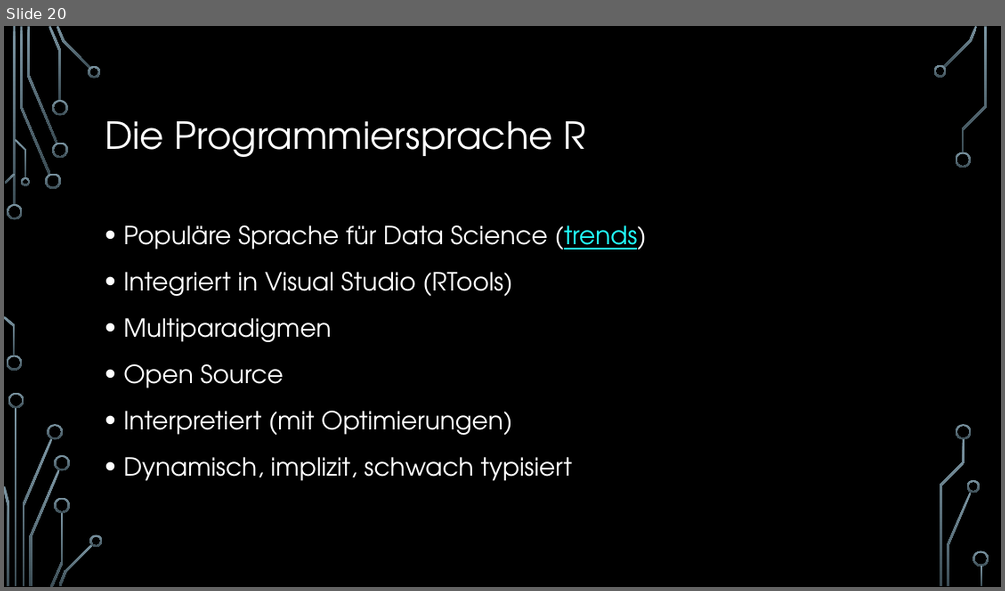
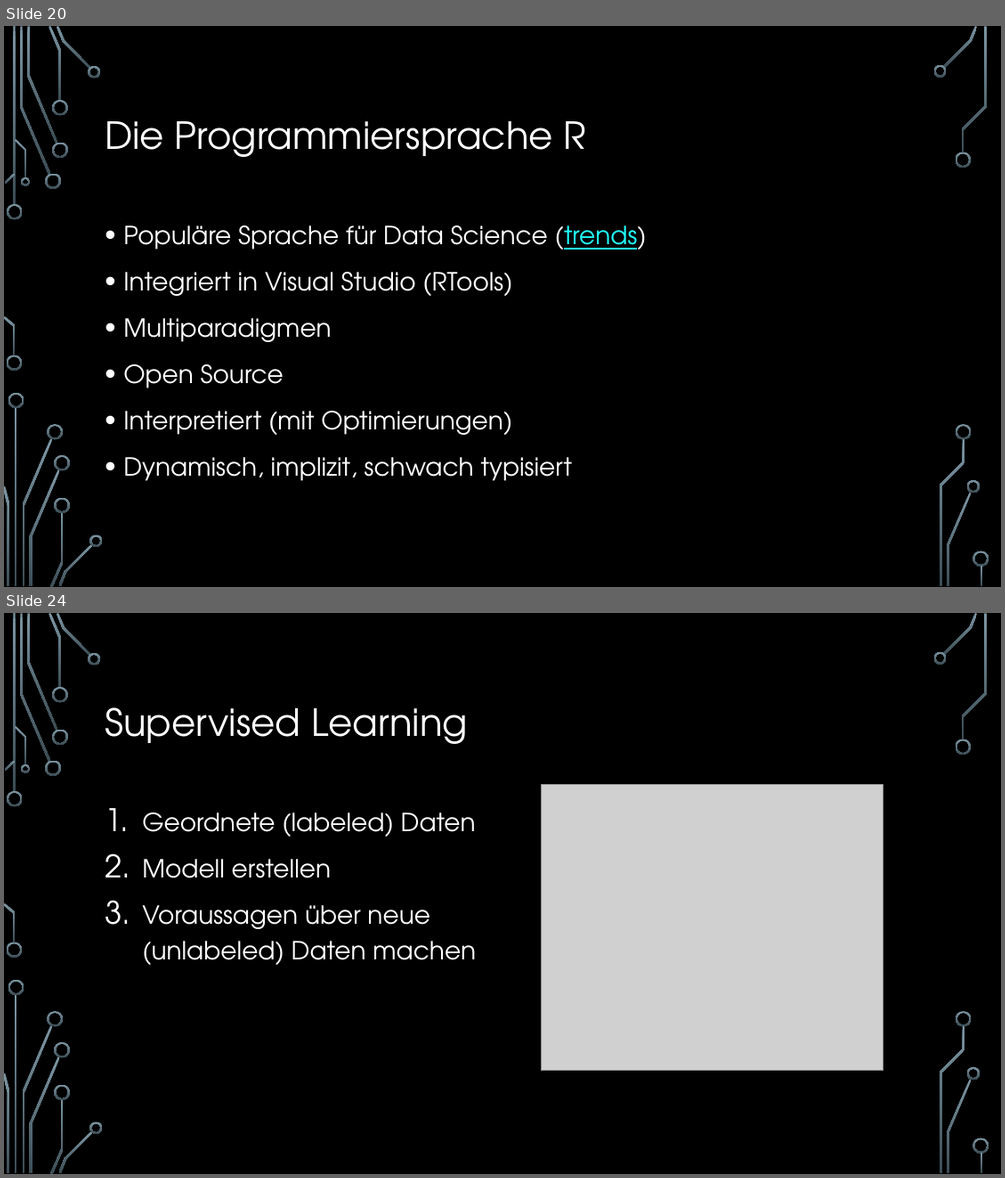
Before and after one commit to hacpro/introduction-machine-learning, a slide deck: presentation.pptx. Shown one above the other, each under a label of ours: slide 20 before the commit, slides 20 and 24 after it; the slides between them are not shown. The pictures are 1005x591 and 1005x1178 pixels, drawn with LibreOffice and Linux fonts; fonts in the diff are those of the drawing; grey boxes stand for pictures; background and template pictures are left out. Boxes give left, top, right and bottom in pixels: in the first picture for what was removed or moved away, otherwise in the second. Text is boxed around its words. In the diff, an @@ line names an element or a change of style, - is before the commit and + after.

```diff
--- a/presentation.pptx
+++ b/presentation.pptx
@@ slide 24 added at <box>4,613,1001,1174</box>, background picture (left out); not listed: 36 template elements that a slide beside it also shows @@
@@ title added at <box>105,707,468,744</box>, 36 pt, text #FFFFFF @@
+Supervised Learning
@@ picture added at <box>541,784,882,1070</box> @@
@@ text added at <box>142,812,476,965</box>, 24 pt, text #FFFFFF @@
+1. Geordnete (labeled) Daten
+2. Modell erstellen
+3. Voraussagen über neue
+   (unlabeled) Daten machen
```
Also in this commit, not shown: 3 slides changed, 6 other slides added, 3 other files.
